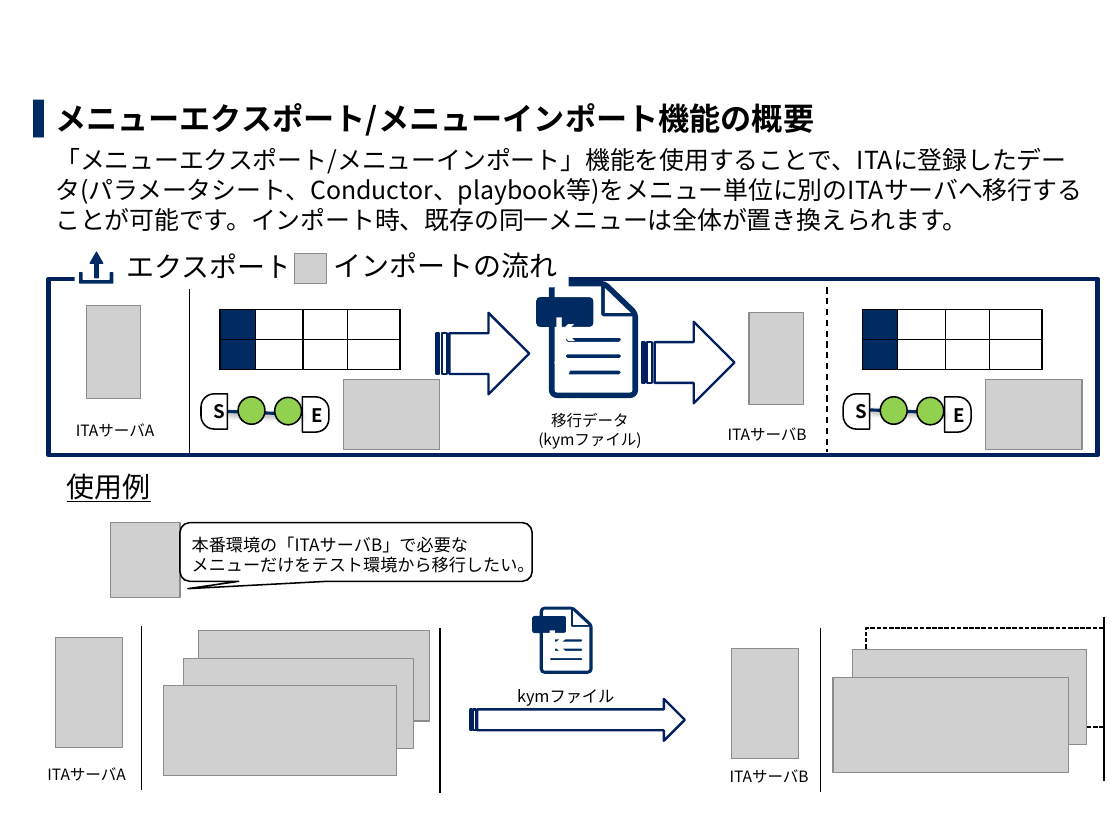
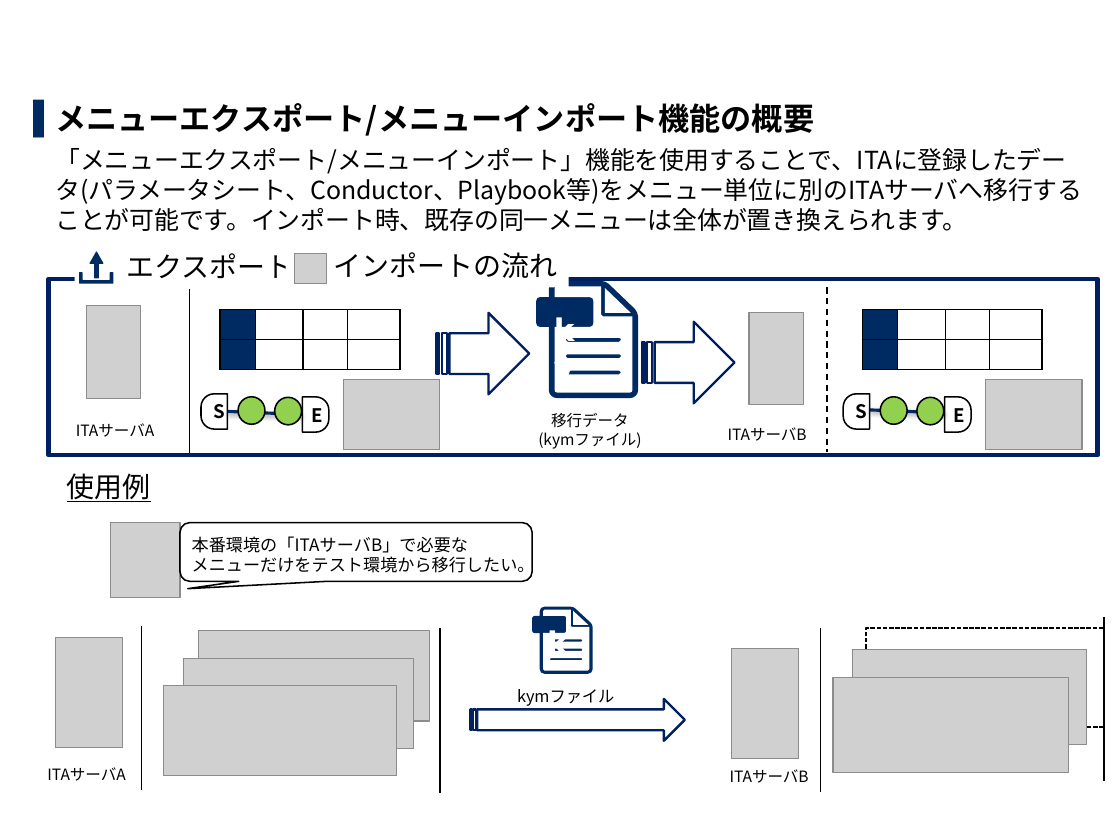
Before and after one commit to exastro-suite/it-automation-docs, a slide deck: slide 6 of asset/Learn_ja/ITA-export-import_classroom_lecture.pptx. Drawn at 1120x840 pixels with LibreOffice and Linux fonts; fonts in the diff are those of the drawing; grey boxes stand for pictures; background and template pictures are left out. Boxes give left, top, right and bottom in pixels: in the first picture for what was removed or moved away, otherwise in the second. Text is boxed around its words. In the diff, an @@ line names an element or a change of style, - is before the commit and + after.

```diff
--- a/asset/Learn_ja/ITA-export-import_classroom_lecture.pptx
+++ b/asset/Learn_ja/ITA-export-import_classroom_lecture.pptx
@@ text at (55, 148, 1082, 231): text changed @@
-  「メニューエクスポート/メニューインポート」機能を使用することで、ITAに登録したデータ(パラメータシート、Conductor、playbook等)をメニュー単位に別のITAサーバへ移行することが可能です。インポート時、既存の同一メニューは全体が置き換えられます。
+  「メニューエクスポート/メニューインポート」機能を使用することで、ITAに登録したデータ(パラメータシート、Conductor、Playbook等)をメニュー単位に別のITAサーバへ移行することが可能です。インポート時、既存の同一メニューは全体が置き換えられます。
```
Also in this commit, not shown: 7 other slides changed, 3 other files.
